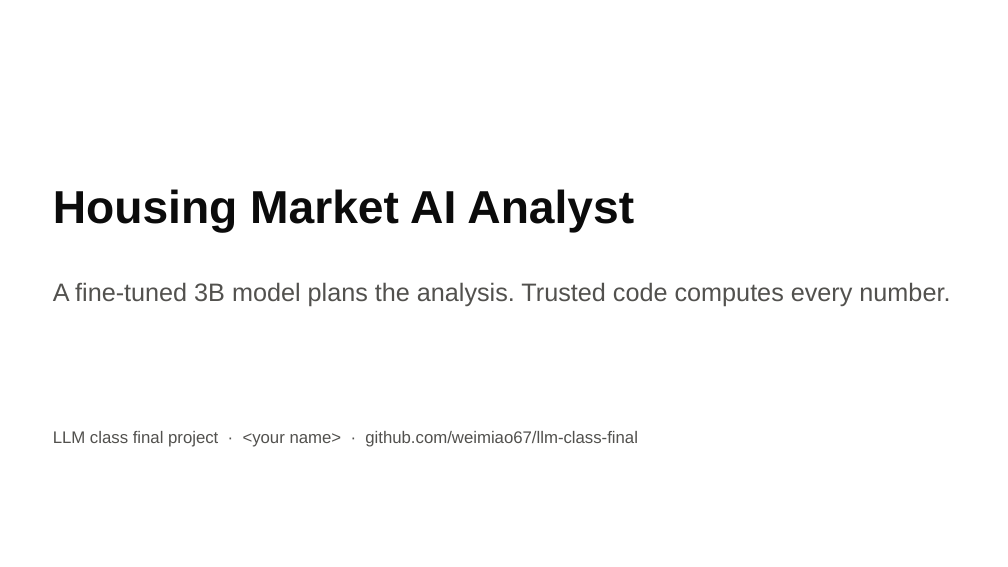
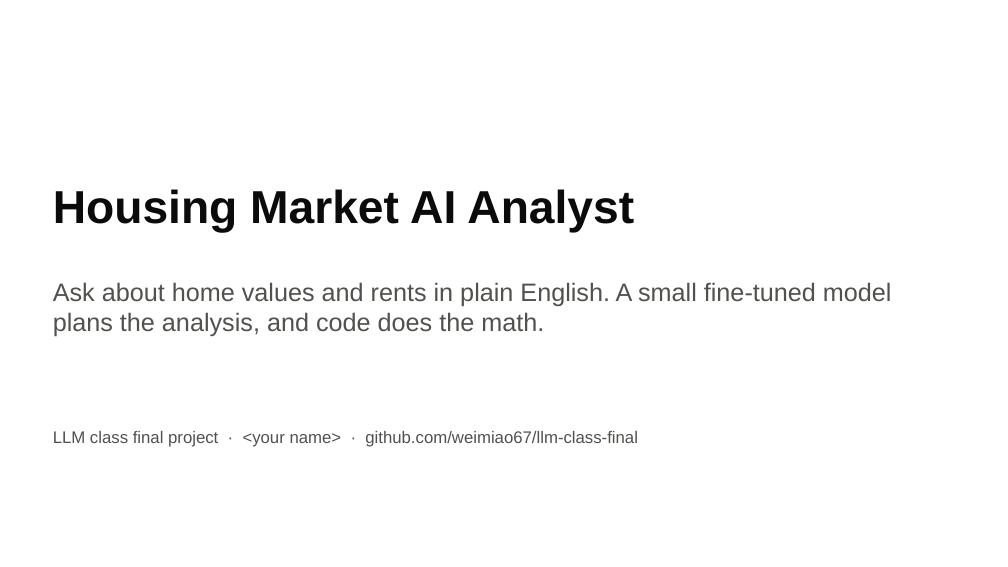
Before and after one commit to weimiao67/llm-class-final, a slide deck: slide 1 of docs/slides/housing-analyst.pptx. Drawn at 1008x567 pixels with LibreOffice and Linux fonts; fonts in the diff are those of the drawing. Boxes give left, top, right and bottom in pixels: in the first picture for what was removed or moved away, otherwise in the second. Text is boxed around its words. In the diff, an @@ line names an element or a change of style, - is before the commit and + after.

```diff
--- a/docs/slides/housing-analyst.pptx
+++ b/docs/slides/housing-analyst.pptx
@@ text at (x1=53, y1=282, x2=892, y2=336): text changed @@
-A fine-tuned 3B model plans the analysis. Trusted code computes every number.
+Ask about home values and rents in plain English. A small fine-tuned model plans the analysis, and code does the math.
```
Also in this commit, not shown: 14 other slides changed, 1 other file.
